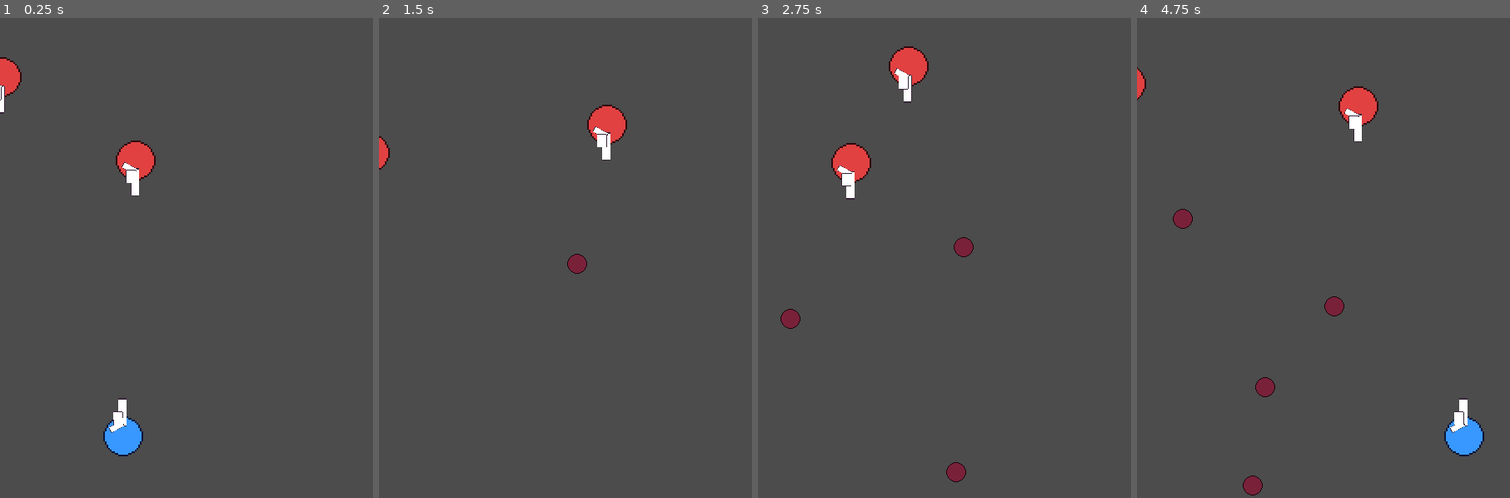
Above: before the commit, frames 1-4 (left to right).
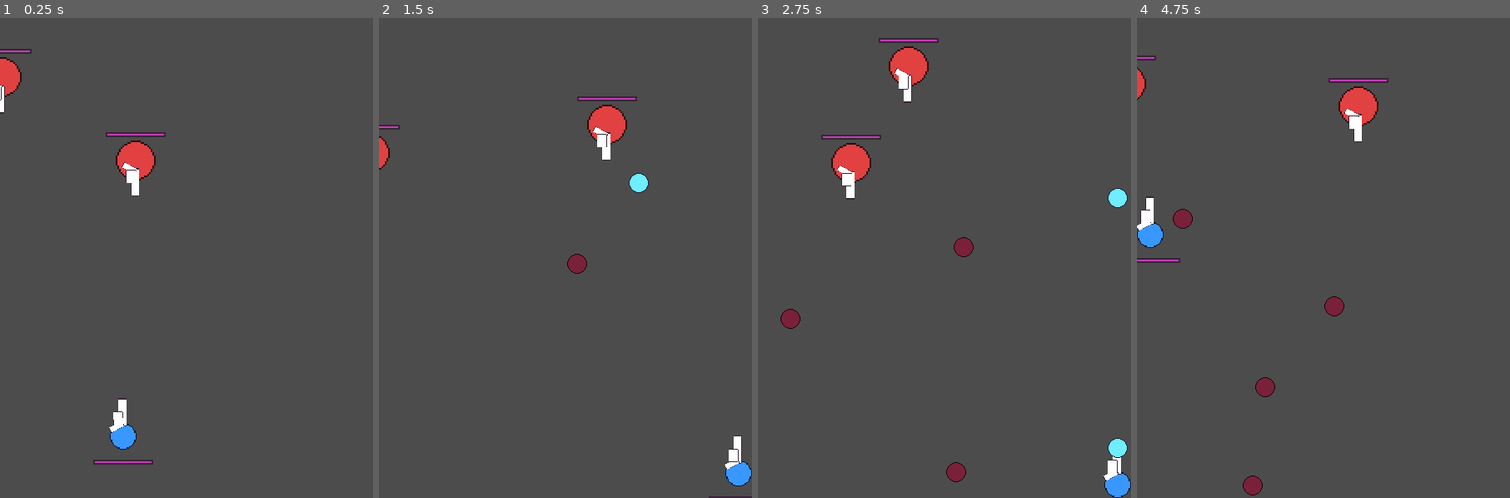
Above: after the commit, the same moments.

Repository: rthurmed/Ceifador
Game: Godot game, scene res://src/Main.tscn
The game is run twice, just before and just after one commit, with the same random seed, the same clock (stepped at 60 frames per second) and the same inputs.
Inputs:
- Up to frame 1 (0.25 s): no input
- Up to frame 2 (1.5 s): hold Right (player_right) 0.53-1.28 s; hold Z (player_shoot) 0.53-1.28 s; hold Down (player_down) from 1.28 s (still down); tap Z (player_shoot) at 1.35 s
- Up to frame 3 (2.75 s): release Down (player_down) at 2.03 s; hold Right (player_right) from 2.03 s (still down); hold Z (player_shoot) from 2.03 s (still down)
- Up to frame 4 (4.75 s): release Right (player_right) at 2.78 s; release Z (player_shoot) at 2.78 s; hold Up (player_up) 2.78-3.53 s; tap Z (player_shoot) at 2.85, 4.35 s; hold Z (player_shoot) 3.53-4.28 s; hold Left (player_left) from 3.53 s (still down)

The runs differ from the first frame. In frame 1, 0.8% of the frame differs, in the area x 0-45%, y 6-94%; in frame 2, 0.9%; in frame 3, 1.1%; in frame 4, 1.6%, in the area x 0-94%, y 7-92%.

Commit message:
Implemented health module and player suffering damage from bullets

Diff:
--- a/project.godot
+++ b/project.godot
@@ -23,11 +23,17 @@
 "class": "Gun",
 "language": "GDScript",
 "path": "res://src/common/Gun.gd"
+}, {
+"base": "Node2D",
+"class": "Health",
+"language": "GDScript",
+"path": "res://src/common/Health.gd"
 } ]
 _global_script_class_icons={
 "Bullet": "",
 "Enemy": "",
-"Gun": ""
+"Gun": "",
+"Health": ""
 }
 
 [application]
--- a/src/Main.tscn
+++ b/src/Main.tscn
@@ -36,3 +36,8 @@
 
 [node name="Player" parent="." instance=ExtResource( 3 )]
 position = Vector2( 74, 251 )
+
+[node name="Limits" type="StaticBody2D" parent="."]
+
+[node name="CollisionPolygon2D" type="CollisionPolygon2D" parent="Limits"]
+polygon = PoolVector2Array( 0, 0, 0, 288, 224, 288, 224, 0, 0, 0, -46, -47, 269, -38, 269, 345, -95, 350, -49, -48 )
--- a/src/common/Bullet.gd
+++ b/src/common/Bullet.gd
@@ -1,12 +1,18 @@
 extends Area2D
 class_name Bullet
 
+
+const GROUP = 'bullet'
 
 export var speed = 100
 export var angle = 0
 export var max_lifetime = 2.4 # seconds
 
 var lifetime = 0
+
+
+func _ready():
+	add_to_group(GROUP)
 
 
 func _process(delta):
--- /dev/null
+++ b/src/common/Health.gd
@@ -0,0 +1,35 @@
+extends Node2D
+class_name Health
+
+
+signal dead
+signal damage
+
+export var max_hp = 10
+
+onready var bar = $Bar
+
+var hp = 1
+var alive = true
+
+
+func _ready():
+	hp = max_hp
+	bar.value = max_hp
+	bar.max_value = max_hp
+
+
+func hit(amount = -1):
+	if not alive: return
+
+	hp += amount
+	hp = clamp(hp, 0, max_hp)
+
+	emit_signal("damage")
+
+	if alive and hp <= 0:
+		emit_signal("dead")
+		alive = false
+
+	bar.max_value = max_hp
+	bar.value = hp
--- /dev/null
+++ b/src/common/Health.tscn
@@ -0,0 +1,25 @@
+[gd_scene load_steps=4 format=2]
+
+[ext_resource path="res://src/common/Health.gd" type="Script" id=1]
+
+[sub_resource type="StyleBoxFlat" id=1]
+bg_color = Color( 0.74902, 0.247059, 0.701961, 1 )
+border_width_left = 1
+border_width_top = 1
+border_width_right = 1
+border_width_bottom = 1
+border_color = Color( 0.8, 0.8, 0.8, 0 )
+
+[sub_resource type="StyleBoxFlat" id=2]
+bg_color = Color( 0.215686, 0.145098, 0.219608, 1 )
+
+[node name="Health" type="Node2D"]
+script = ExtResource( 1 )
+
+[node name="Bar" type="ProgressBar" parent="."]
+margin_left = -18.0
+margin_right = 18.0
+margin_bottom = 3.0
+custom_styles/fg = SubResource( 1 )
+custom_styles/bg = SubResource( 2 )
+percent_visible = false
--- a/src/enemy/Enemy.gd
+++ b/src/enemy/Enemy.gd
@@ -3,7 +3,9 @@
 
 const COLLISION_LAYER = 4 # being the enemy
 const COLLISION_MASK = 8 # get hit by player bullets
+const GROUP = 'enemy'
 
 func _ready():
 	collision_layer = COLLISION_LAYER
 	collision_mask = COLLISION_MASK
+	add_to_group(GROUP)
--- a/src/enemy/Enemy.tscn
+++ b/src/enemy/Enemy.tscn
@@ -1,10 +1,11 @@
-[gd_scene load_steps=7 format=2]
+[gd_scene load_steps=8 format=2]
 
 [ext_resource path="res://src/enemy/Enemy.gd" type="Script" id=1]
 [ext_resource path="res://assets/ruler.png" type="Texture" id=2]
 [ext_resource path="res://assets/basic-24x24.png" type="Texture" id=3]
 [ext_resource path="res://src/common/Gun.tscn" type="PackedScene" id=4]
 [ext_resource path="res://src/enemy/EnemyBullet.tscn" type="PackedScene" id=5]
+[ext_resource path="res://src/common/Health.tscn" type="PackedScene" id=6]
 
 [sub_resource type="CircleShape2D" id=1]
 radius = 12.0
@@ -34,3 +35,6 @@
 rotation = 1.5708
 bullet_scene = ExtResource( 5 )
 shooting = true
+
+[node name="Health" parent="." instance=ExtResource( 6 )]
+position = Vector2( 0, -17 )
--- a/src/player/Player.gd
+++ b/src/player/Player.gd
@@ -1,14 +1,18 @@
 extends KinematicBody2D
 
 
-const SPEED = 300
+const SPEED = 200
 const SPEED_CHANGE_MULTIPLIER = 8 # the lower, the more slippery
+
+onready var gun: Gun = $Gun
+onready var health: Health = $Health
 
 var movement = Vector2.ZERO
 
 
 func _process(delta):
 	apply_movement(delta, SPEED)
+	apply_shooting(delta)
 
 
 func apply_movement(delta, speed):
@@ -23,3 +27,21 @@
 	movement = lerp(movement, direction, delta * SPEED_CHANGE_MULTIPLIER)
 
 	movement = move_and_slide(movement)
+
+
+func apply_shooting(_delta):
+	gun.shooting = Input.is_action_pressed("player_shoot")
+
+
+func _on_Area_area_entered(area):
+	if area.is_in_group(Bullet.GROUP):
+		health.hit()
+
+	if area.is_in_group(Enemy.GROUP):
+		# TODO: knockback
+		pass
+
+
+func _on_Health_dead():
+	queue_free()
+	# TODO: fail state
--- a/src/player/Player.tscn
+++ b/src/player/Player.tscn
@@ -1,20 +1,31 @@
-[gd_scene load_steps=6 format=2]
+[gd_scene load_steps=9 format=2]
 
 [ext_resource path="res://src/common/Gun.tscn" type="PackedScene" id=1]
-[ext_resource path="res://src/enemy/EnemyBullet.tscn" type="PackedScene" id=2]
+[ext_resource path="res://src/player/PlayerBullet.tscn" type="PackedScene" id=2]
 [ext_resource path="res://assets/basic-24x24.png" type="Texture" id=3]
 [ext_resource path="res://src/player/Player.gd" type="Script" id=4]
+[ext_resource path="res://src/common/Health.tscn" type="PackedScene" id=5]
+[ext_resource path="res://assets/ruler.png" type="Texture" id=6]
 
 [sub_resource type="CircleShape2D" id=1]
-radius = 12.0
+radius = 8.0
+
+[sub_resource type="CircleShape2D" id=2]
+radius = 32.0
 
 [node name="Player" type="KinematicBody2D"]
-collision_layer = 3
-collision_mask = 16
+collision_mask = 0
 script = ExtResource( 4 )
+
+[node name="Ruler" type="Sprite" parent="."]
+visible = false
+position = Vector2( 52, 52 )
+texture = ExtResource( 6 )
 
 [node name="Sprite" type="Sprite" parent="."]
 modulate = Color( 0.219608, 0.596078, 1, 1 )
+position = Vector2( -2.38419e-07, -2.38419e-07 )
+scale = Vector2( 0.666667, 0.666667 )
 texture = ExtResource( 3 )
 hframes = 5
 vframes = 3
@@ -23,8 +34,29 @@
 [node name="CollisionShape2D" type="CollisionShape2D" parent="."]
 shape = SubResource( 1 )
 
+[node name="Area" type="Area2D" parent="."]
+collision_layer = 2
+collision_mask = 20
+
+[node name="CollisionShape2D" type="CollisionShape2D" parent="Area"]
+shape = SubResource( 1 )
+
+[node name="StealArea" type="Area2D" parent="."]
+
+[node name="CollisionShape2D" type="CollisionShape2D" parent="StealArea"]
+shape = SubResource( 2 )
+
 [node name="Gun" parent="." instance=ExtResource( 1 )]
 position = Vector2( 0, -9 )
 rotation = -1.5708
 scale = Vector2( 1, -1 )
 bullet_scene = ExtResource( 2 )
+time_between_shots = 0.5
+delay_first = false
+
+[node name="Health" parent="." instance=ExtResource( 5 )]
+position = Vector2( 0, 14 )
+max_hp = 20
+
+[connection signal="area_entered" from="Area" to="." method="_on_Area_area_entered"]
+[connection signal="dead" from="Health" to="." method="_on_Health_dead"]
--- /dev/null
+++ b/src/player/PlayerBullet.tscn
@@ -0,0 +1,25 @@
+[gd_scene load_steps=4 format=2]
+
+[ext_resource path="res://src/common/Bullet.gd" type="Script" id=1]
+[ext_resource path="res://assets/basic-24x24.png" type="Texture" id=2]
+
+[sub_resource type="CircleShape2D" id=1]
+radius = 6.0
+
+[node name="PlayerBullet" type="Area2D"]
+collision_layer = 16
+collision_mask = 2
+script = ExtResource( 1 )
+speed = 300
+
+[node name="Sprite" type="Sprite" parent="."]
+modulate = Color( 0.431373, 0.933333, 1, 1 )
+position = Vector2( 0, -2.84217e-14 )
+scale = Vector2( 0.5, 0.5 )
+texture = ExtResource( 2 )
+hframes = 5
+vframes = 3
+frame = 1
+
+[node name="CollisionShape2D" type="CollisionShape2D" parent="."]
+shape = SubResource( 1 )
